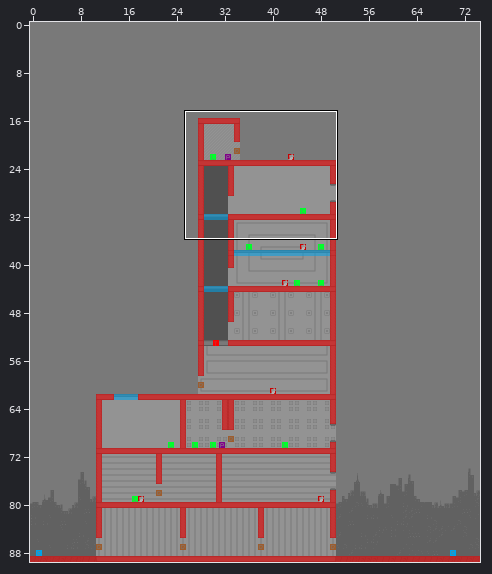
Two states of a Tiled map, TiledMaps/levelTwo.tmx. Above: a wide view before the commit, with the close-up outlined.
Close-up. As it was:
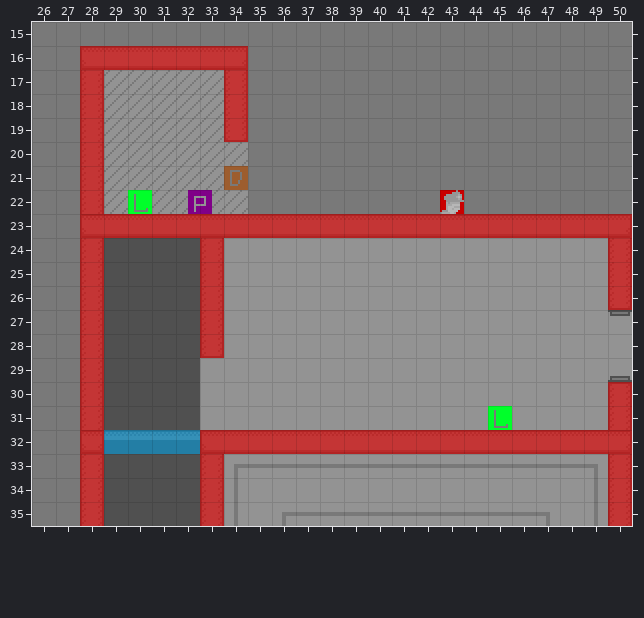
Cells are 12x12 px. Shown: x 26..50, y 15..35. The commit also changed other parts of the map, which this record leaves out.
After:
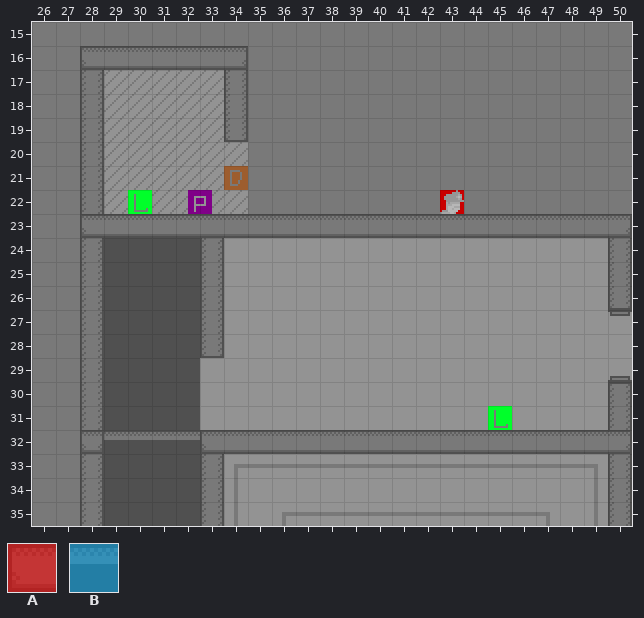
Key: from "collision": A 0, B 1.
_ is an empty cell.
See-through tiles are keyed as they look on the map.
Difference:
{"where": "layer \"Collision\" (now hidden)"}
{"y":16,"x":28,"old":"AAAAAAA","new":"_______"}
{"y":17,"x":28,"old":"A","new":"_"}
{"y":17,"x":34,"old":"A","new":"_"}
{"y":18,"x":28,"old":"A","new":"_"}
{"y":18,"x":34,"old":"A","new":"_"}
{"y":19,"x":28,"old":"A","new":"_"}
{"y":19,"x":34,"old":"A","new":"_"}
{"y":20,"x":28,"old":"A","new":"_"}
{"y":21,"x":28,"old":"A","new":"_"}
{"y":22,"x":28,"old":"A","new":"_"}
{"y":23,"x":28,"old":"AAAAAAAAAAAAAAAAAAAAAAA","new":"_______________________"}
{"y":24,"x":28,"old":"A","new":"_"}
{"y":24,"x":33,"old":"A","new":"_"}
{"y":24,"x":50,"old":"A","new":"_"}
{"y":25,"x":28,"old":"A","new":"_"}
{"y":25,"x":33,"old":"A","new":"_"}
{"y":25,"x":50,"old":"A","new":"_"}
{"y":26,"x":28,"old":"A","new":"_"}
{"y":26,"x":33,"old":"A","new":"_"}
{"y":26,"x":50,"old":"A","new":"_"}
{"y":27,"x":28,"old":"A","new":"_"}
{"y":27,"x":33,"old":"A","new":"_"}
{"y":28,"x":28,"old":"A","new":"_"}
{"y":28,"x":33,"old":"A","new":"_"}
{"y":29,"x":28,"old":"A","new":"_"}
{"y":30,"x":28,"old":"A","new":"_"}
{"y":30,"x":50,"old":"A","new":"_"}
{"y":31,"x":28,"old":"A","new":"_"}
{"y":31,"x":50,"old":"A","new":"_"}
{"y":32,"x":28,"old":"ABBBBAAAAAAAAAAAAAAAAAA","new":"_______________________"}
{"y":33,"x":28,"old":"A","new":"_"}
{"y":33,"x":33,"old":"A","new":"_"}
{"y":33,"x":50,"old":"A","new":"_"}
{"y":34,"x":28,"old":"A","new":"_"}
{"y":34,"x":33,"old":"A","new":"_"}
{"y":34,"x":50,"old":"A","new":"_"}
{"y":35,"x":28,"old":"A","new":"_"}
{"y":35,"x":33,"old":"A","new":"_"}
{"y":35,"x":50,"old":"A","new":"_"}
{"label":"removed","picture_box":[80,46,632,526]}
